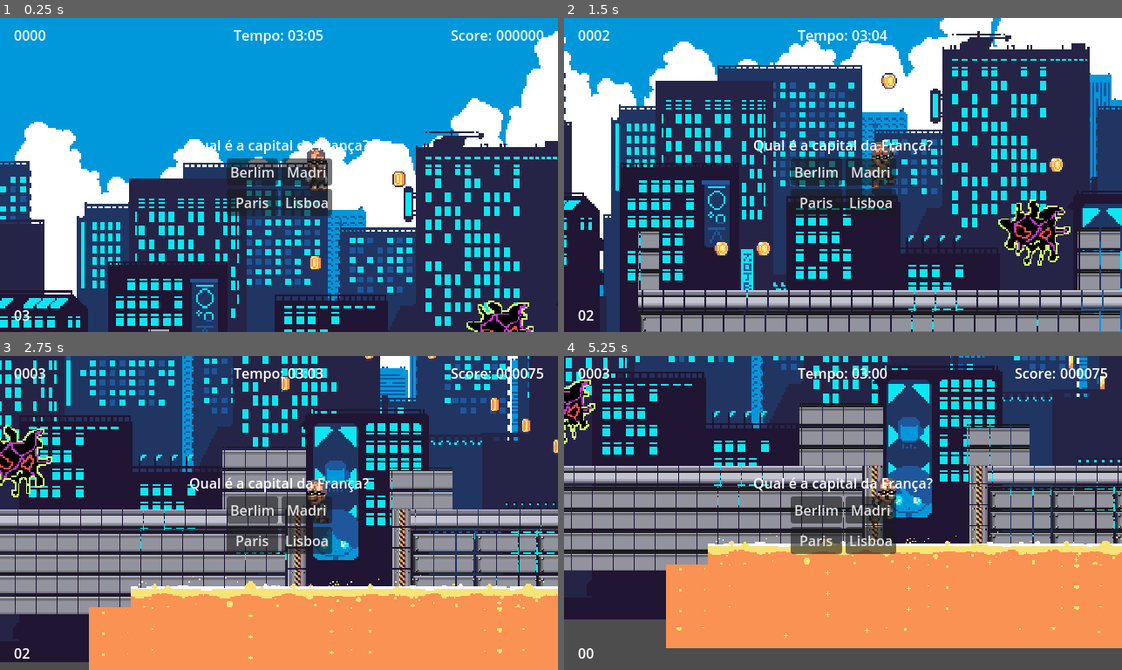
Above: before the commit, frames 1-4 (two rows, left to right).
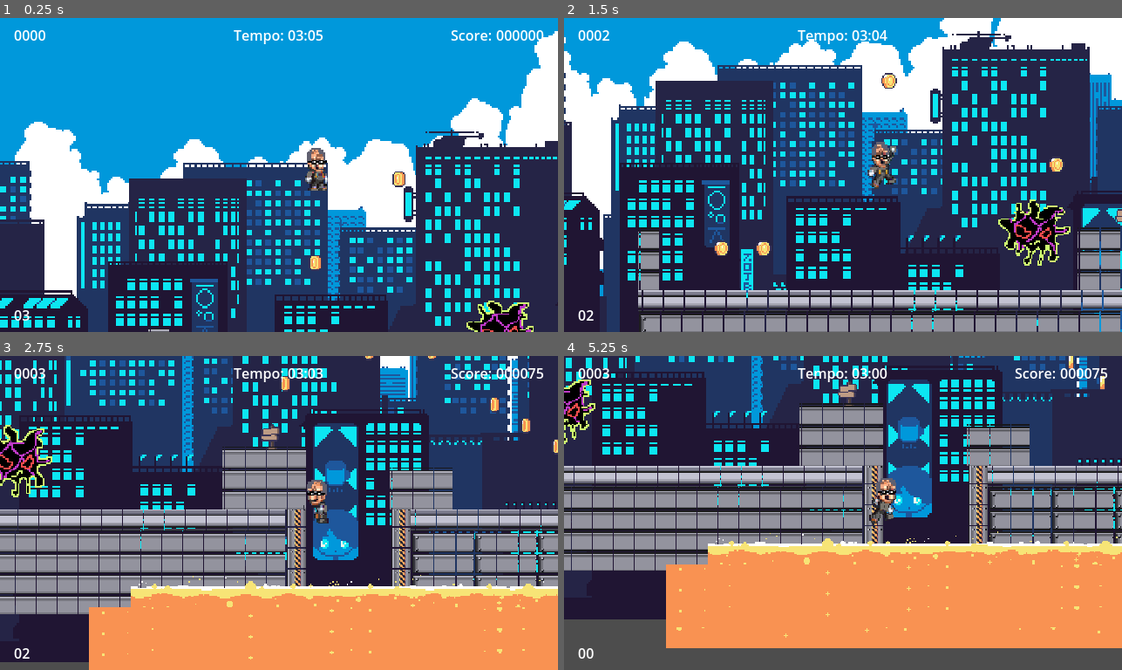
Above: after the commit, the same moments.

Repository: gabriiellrss/SuperZe
Game: Godot game, scene res://world-01.tscn
Two runs of this game, one before a commit and one after it. Both use one fixed random seed, a clock stepped at 60 frames per second and the inputs below.
Inputs:
- Up to frame 1 (0.25 s): no input
- Up to frame 2 (1.5 s): hold D (move_right) from 0.53 s (still down); tap Space (jump) at 0.77 s
- Up to frame 3 (2.75 s): tap Space (jump) at 1.52 s; release D (move_right) at 2.03 s; hold A (move_left) from 2.03 s (still down)
- Up to frame 4 (5.25 s): release A (move_left) at 2.78 s; hold D (move_right) 2.78-4.28 s; tap Space (jump) at 3.02, 3.77, 4.52 s; hold A (move_left) 4.28-5.03 s; hold D (move_right) from 5.03 s (still down)

The runs differ from the first frame. In frame 1, 3.4% of the frame differs, in the area x 36-66%, y 38-64%; in frame 2, 2.8%; in frame 3, 3.2%; in frame 4, 3.2%.

Commit message:
Testedada

Diff:
--- a/cenas/checkpoint.gd
+++ b/cenas/checkpoint.gd
@@ -5,8 +5,8 @@
 @onready var quiz_control: Control = $"../perguntas/Control"
 
 func _on_body_entered(body: Node2D) -> void:
-	quiz_control.visible = true
-	quiz_control.process_mode = Node.PROCESS_MODE_ALWAYS  # 🔥 Reativa os botões
+	#quiz_control.visible = true
+	#quiz_control.process_mode = Node.PROCESS_MODE_ALWAYS  # 🔥 Reativa os botões
 
 	if body.name != "player" or is_active:
 		return
--- /dev/null
+++ b/cenas/title_screen.tscn
@@ -0,0 +1,37 @@
+[gd_scene format=3 uid="uid://gwnx6jkxemnm"]
+
+[node name="TitleScreen" type="Control"]
+layout_mode = 3
+anchors_preset = 15
+anchor_right = 1.0
+anchor_bottom = 1.0
+grow_horizontal = 2
+grow_vertical = 2
+
+[node name="bg" type="TextureRect" parent="."]
+layout_mode = 0
+offset_right = 40.0
+offset_bottom = 40.0
+
+[node name="MarginContainer" type="MarginContainer" parent="."]
+layout_mode = 0
+offset_right = 40.0
+offset_bottom = 40.0
+
+[node name="HBoxContainer" type="HBoxContainer" parent="MarginContainer"]
+layout_mode = 2
+
+[node name="VBoxContainer" type="VBoxContainer" parent="MarginContainer/HBoxContainer"]
+layout_mode = 2
+
+[node name="TextureRect" type="TextureRect" parent="MarginContainer/HBoxContainer/VBoxContainer"]
+layout_mode = 2
+
+[node name="start_btn" type="Button" parent="MarginContainer/HBoxContainer/VBoxContainer"]
+layout_mode = 2
+
+[node name="credits_btn" type="Button" parent="MarginContainer/HBoxContainer/VBoxContainer"]
+layout_mode = 2
+
+[node name="quit_btn" type="Button" parent="MarginContainer/HBoxContainer/VBoxContainer"]
+layout_mode = 2
--- a/world-01.tscn
+++ b/world-01.tscn
@@ -16,7 +16,6 @@
 [ext_resource type="Texture2D" uid="uid://cymb5uau8w0o2" path="res://assets/free-city-backgrounds-pixel-art/city 5/5.png" id="12_77i5e"]
 [ext_resource type="Script" uid="uid://bgdqpjgiu420q" path="res://control.gd" id="13_15fco"]
 [ext_resource type="Texture2D" uid="uid://0y5y2rjwls3v" path="res://assets/objects/coin_gold.png" id="13_idak8"]
-[ext_resource type="PackedScene" uid="uid://dspxupkfjtiid" path="res://cenas/perguntas.tscn" id="15_sh6vd"]
 [ext_resource type="PackedScene" uid="uid://cwv1uk8q8dnkw" path="res://cenas/pause_menu.tscn" id="16_77i5e"]
 [ext_resource type="PackedScene" uid="uid://dsovspxvlq31f" path="res://cenas/transition.tscn" id="18_yl2io"]
 
@@ -710,13 +709,8 @@
 [node name="world" type="Node2D"]
 script = ExtResource("1_w8loh")
 
-[node name="perguntas" type="CanvasLayer" parent="."]
-
-[node name="Control" parent="perguntas" instance=ExtResource("15_sh6vd")]
-
 [node name="checkpoint" parent="." instance=ExtResource("1_ecmfo")]
-visible = false
-position = Vector2(373, 230)
+position = Vector2(373, 226)
 
 [node name="AreaDanger" type="Area2D" parent="."]
 position = Vector2(434, 356)
--- a/world-02.tscn
+++ b/world-02.tscn
@@ -8,7 +8,7 @@
 [ext_resource type="PackedScene" uid="uid://cfxjwip0qv2ui" path="res://cenas/virus.tscn" id="5_li56n"]
 [ext_resource type="PackedScene" uid="uid://de1olpkswj3g3" path="res://virus_4.tscn" id="6_gm7hu"]
 [ext_resource type="PackedScene" uid="uid://cu5boo61t28hl" path="res://virus_5.tscn" id="7_r2i50"]
-[ext_resource type="PackedScene" uid="uid://dv1abdnr2w04x" path="res://cenas/player.tscn" id="8_33wjk"]
+[ext_resource type="PackedScene" uid="uid://dv1abdnr2w04x" path="res://player.tscn" id="8_33wjk"]
 [ext_resource type="Script" uid="uid://bgdqpjgiu420q" path="res://control.gd" id="9_fw8vh"]
 [ext_resource type="Texture2D" uid="uid://0y5y2rjwls3v" path="res://assets/objects/coin_gold.png" id="10_li56n"]
 [ext_resource type="PackedScene" uid="uid://cwv1uk8q8dnkw" path="res://cenas/pause_menu.tscn" id="11_gm7hu"]
Not shown: 1 places in world-01.tscn that only renumber resources
